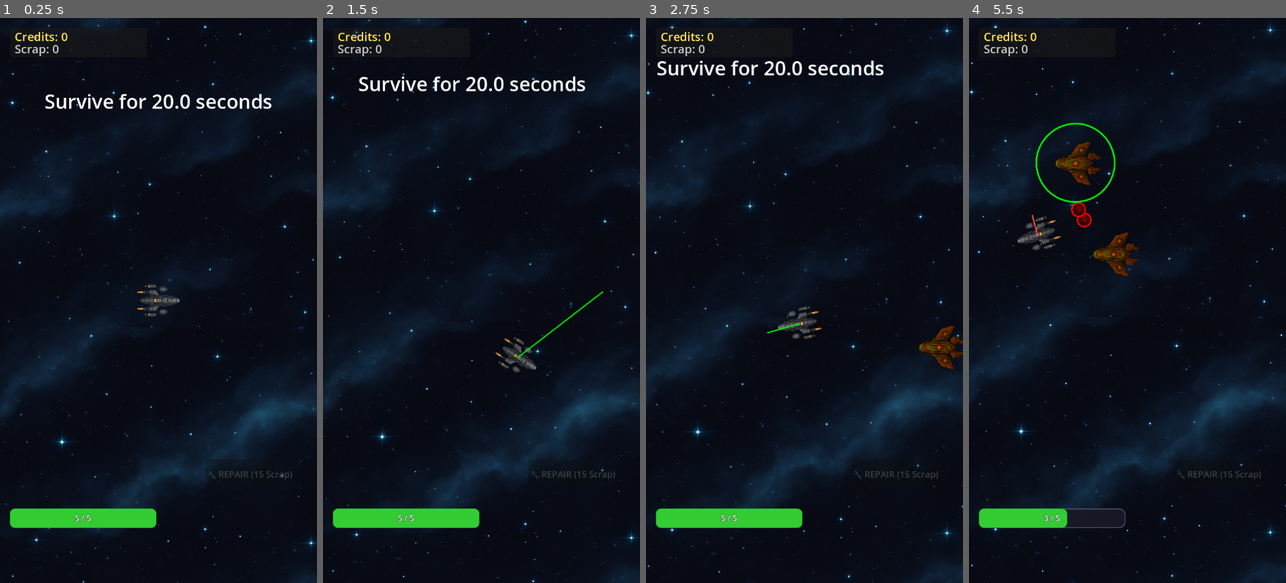
Above: before the commit, frames 1-4 (left to right).
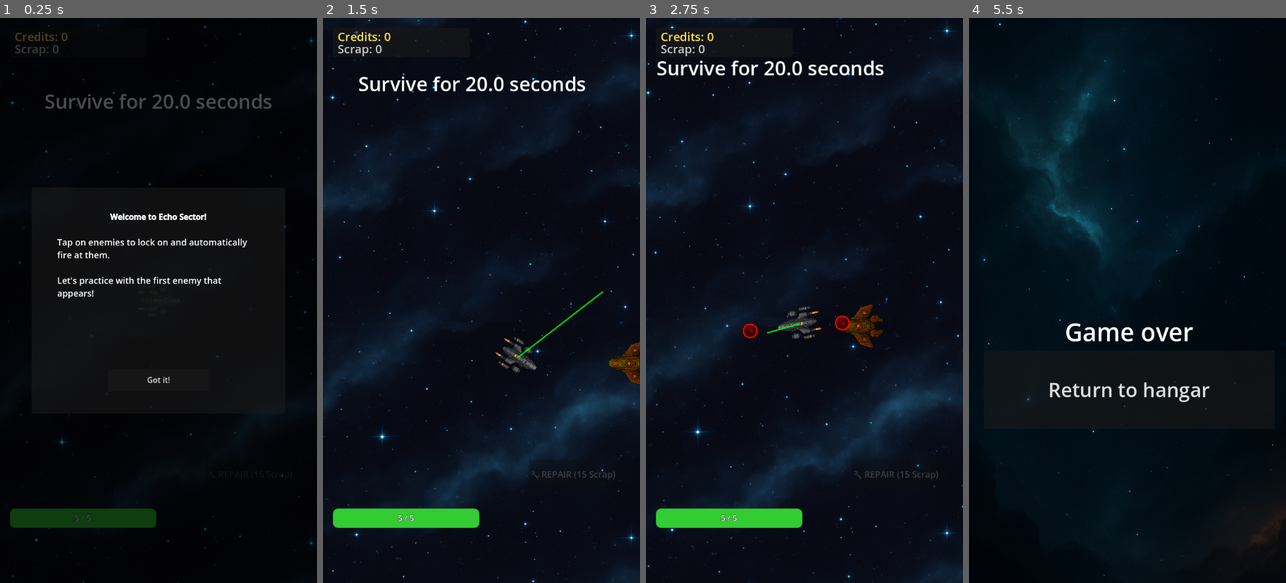
Above: after the commit, the same moments.

Repository: samjhill/echo-sector
Game: Godot game, scene res://scenes/game/node_2d.tscn
The game is run twice, just before and just after one commit, with the same random seed, the same clock (stepped at 60 frames per second) and the same inputs. This scene is started directly instead of the project's main scene.
Inputs (mouse positions are in pixels of both pictures, inside the frame that each line leads up to):
- Up to frame 1 (0.25 s): no input
- Up to frame 2 (1.5 s): click (481, 379) at 0.5 s, where only the run after the commit has a clickable "Got it!"; tap Enter at 1.25 s; move the mouse to (551, 272) at 1.27 s; hold Right (ui_right) from 1.28 s (still down); tap Space at 1.35 s; click (551, 272) at 1.42 s
- Up to frame 3 (2.75 s): tap Space at 1.52, 1.82 s; release Right (ui_right) at 2 s; drag from (741, 328) to (788, 413) at 2.02 s
- Up to frame 4 (5.5 s): move the mouse to (1263, 345) at 2.77 s; hold Right (ui_right) 2.78-3.5 s; tap Space at 2.85 s; click (1263, 345) at 2.92 s; drag from (1111, 413) to (1032, 215) at 3.52 s; drag from (1073, 97) to (1143, 300) at 4.27 s; drag from (1032, 215) to (1079, 159) at 5.02 s

The runs differ from the first frame. In frame 1, 19% of the frame differs, in the area x 0-100%, y 0-100%; in frame 2, 0.4%; in frame 3, 1.2%; in frame 4, 15%.

Commit message:
add tutorial

Diff:
--- a/autoload/playerData.gd
+++ b/autoload/playerData.gd
@@ -156,7 +156,8 @@
 
 		# Initialize tutorial completion tracking
 		tutorial_completed = {
-			"stellar_grid": false
+			"stellar_grid": false,
+			"game_tutorial": false
 		}
 
 		# Initialize equipped components
@@ -360,10 +361,13 @@
 	"""Set tutorial completion status"""
 	tutorial_completed[tutorial_name] = completed
 	save_game()
+	Logger.info("Tutorial completion set: %s = %s" % [tutorial_name, completed], "PlayerData")
 
 func get_tutorial_completed(tutorial_name: String, default_value: bool = false) -> bool:
 	"""Get tutorial completion status"""
-	return tutorial_completed.get(tutorial_name, default_value)
+	var result = tutorial_completed.get(tutorial_name, default_value)
+	Logger.info("Tutorial completion get: %s = %s" % [tutorial_name, result], "PlayerData")
+	return result
 
 func ensure_stellar_grid_starter_items():
 	"""Ensure that existing players have the Stellar Grid starter items"""
@@ -389,3 +393,5 @@
 		# Also ensure tutorial completion tracking exists
 		if not tutorial_completed.has("stellar_grid"):
 			tutorial_completed["stellar_grid"] = false
+		if not tutorial_completed.has("game_tutorial"):
+			tutorial_completed["game_tutorial"] = false
--- /dev/null
+++ b/scripts/core/game_tutorial.gd
@@ -0,0 +1,234 @@
+# GameTutorial.gd
+# Tutorial system for the main game - guides new players on enemy targeting
+extends CanvasLayer
+class_name GameTutorial
+
+signal tutorial_completed
+
+enum TutorialStep {
+	WELCOME,
+	ENEMY_HIGHLIGHT,
+	WAIT_FOR_TAP,
+	COMPLETE
+}
+
+@onready var tutorial_overlay: ColorRect
+@onready var tutorial_panel: Panel
+@onready var tutorial_text: RichTextLabel
+@onready var got_it_button: Button
+
+var current_step: TutorialStep = TutorialStep.WELCOME
+var tutorial_data: Dictionary = {}
+var highlighted_enemy: Node2D = null
+var tutorial_active: bool = false
+
+func _ready():
+	setup_tutorial_data()
+	setup_tutorial_ui()
+	add_to_group("game_tutorial")
+
+func setup_tutorial_data():
+	"""Setup tutorial dialog and step information"""
+	tutorial_data = {
+		TutorialStep.WELCOME: {
+			"title": "Welcome to Echo Sector!",
+			"text": "Tap on enemies to lock on and automatically fire at them.\n\nLet's practice with the first enemy that appears!",
+			"button_text": "Got it!"
+		},
+		TutorialStep.ENEMY_HIGHLIGHT: {
+			"title": "Enemy Detected!",
+			"text": "This enemy is highlighted. Tap on it to lock on and start firing!",
+			"button_text": "I understand"
+		},
+		TutorialStep.WAIT_FOR_TAP: {
+			"title": "Great!",
+			"text": "You've locked on to the enemy! Your ship will automatically orbit and fire.\n\nTry tapping on different enemies to switch targets.",
+			"button_text": "Continue"
+		},
+		TutorialStep.COMPLETE: {
+			"title": "Tutorial Complete!",
+			"text": "You're ready to survive the Echo Sector!\n\nSurvive for 30 seconds and find the exit portal to win.",
+			"button_text": "Start Playing"
+		}
+	}
+
+func setup_tutorial_ui():
+	"""Setup the tutorial UI elements"""
+	# Create tutorial overlay
+	tutorial_overlay = ColorRect.new()
+	tutorial_overlay.color = Color(0, 0, 0, 0.7)
+	tutorial_overlay.anchor_right = 1.0
+	tutorial_overlay.anchor_bottom = 1.0
+	tutorial_overlay.layout_mode = 1  # Use anchors
+	tutorial_overlay.visible = false
+	add_child(tutorial_overlay)
+
+	# Create tutorial panel
+	tutorial_panel = Panel.new()
+	tutorial_panel.anchor_left = 0.1
+	tutorial_panel.anchor_right = 0.9
+	tutorial_panel.anchor_top = 0.3
+	tutorial_panel.anchor_bottom = 0.7
+	tutorial_panel.layout_mode = 1  # Set to use anchors
+	tutorial_overlay.add_child(tutorial_panel)
+
+	# Create tutorial text
+	tutorial_text = RichTextLabel.new()
+	tutorial_text.anchor_left = 0.1
+	tutorial_text.anchor_right = 0.9
+	tutorial_text.anchor_top = 0.1
+	tutorial_text.anchor_bottom = 0.7
+	tutorial_text.layout_mode = 1  # Set to use anchors
+	tutorial_text.bbcode_enabled = true  # Enable BBCode parsing
+	tutorial_text.fit_content = true  # Auto-fit content
+	tutorial_text.add_theme_font_size_override("normal_font_size", 18)
+	tutorial_panel.add_child(tutorial_text)
+
+	# Create got it button
+	got_it_button = Button.new()
+	got_it_button.anchor_left = 0.3
+	got_it_button.anchor_right = 0.7
+	got_it_button.anchor_top = 0.8
+	got_it_button.anchor_bottom = 0.9
+	got_it_button.layout_mode = 1  # Set to use anchors
+	got_it_button.text = "Got it!"
+	got_it_button.add_theme_font_size_override("font_size", 16)
+	got_it_button.pressed.connect(_on_got_it_pressed)
+	tutorial_panel.add_child(got_it_button)
+
+func start_tutorial():
+	"""Start the tutorial sequence"""
+	if tutorial_active:
+		return
+
+	tutorial_active = true
+	current_step = TutorialStep.WELCOME
+	show_tutorial_overlay()
+	display_current_step()
+	Logger.info("Game tutorial started", "GameTutorial")
+
+func show_tutorial_overlay():
+	"""Show the tutorial overlay"""
+	tutorial_overlay.visible = true
+
+func hide_tutorial_overlay():
+	"""Hide the tutorial overlay"""
+	tutorial_overlay.visible = false
+
+func display_current_step():
+	"""Display the current tutorial step"""
+	var step_data = tutorial_data[current_step]
+
+	# Update text
+	var full_text = "[center][b]%s[/b][/center]\n\n%s" % [
+		step_data.get("title", ""),
+		step_data.get("text", "")
+	]
+	tutorial_text.text = full_text
+
+	# Update button
+	got_it_button.text = step_data.get("button_text", "Continue")
+
+	Logger.info("Displaying tutorial step: %s" % current_step, "GameTutorial")
+
+func highlight_enemy(enemy: Node2D):
+	"""Highlight an enemy for the tutorial"""
+	if not tutorial_active or current_step != TutorialStep.ENEMY_HIGHLIGHT:
+		return
+
+	highlighted_enemy = enemy
+
+	# Create a pulsing highlight effect
+	var highlight_tween = create_tween()
+	highlight_tween.set_loops()
+	highlight_tween.tween_property(enemy, "modulate", Color.YELLOW, 0.5)
+	highlight_tween.tween_property(enemy, "modulate", Color.WHITE, 0.5)
+
+	Logger.info("Enemy highlighted for tutorial: %s" % enemy.name, "GameTutorial")
+
+func on_enemy_tapped(enemy: Node2D):
+	"""Handle when an enemy is tapped during tutorial"""
+	if not tutorial_active:
+		return
+
+	if current_step == TutorialStep.WAIT_FOR_TAP:
+		# Player successfully tapped an enemy
+		Logger.info("Enemy tapped during tutorial: %s, progressing to next step", "GameTutorial")
+		next_step()
+	elif current_step == TutorialStep.ENEMY_HIGHLIGHT:
+		# Enemy was tapped during highlight phase, also progress
+		Logger.info("Enemy tapped during highlight phase: %s, progressing to next step", "GameTutorial")
+		next_step()
+
+func on_enemy_destroyed(enemy: Node2D):
+	"""Handle when an enemy is destroyed during tutorial"""
+	if not tutorial_active:
+		return
+
+	if current_step == TutorialStep.WAIT_FOR_TAP or current_step == TutorialStep.ENEMY_HIGHLIGHT:
+		# Enemy was destroyed, progress tutorial
+		Logger.info("Enemy destroyed during tutorial: %s, progressing to next step", "GameTutorial")
+		next_step()
+
+func _on_got_it_pressed():
+	"""Handle got it button press"""
+	next_step()
+
+func next_step():
+	"""Move to the next tutorial step"""
+	Logger.info("Tutorial step progression: %s -> %s" % [current_step, current_step + 1], "GameTutorial")
+	match current_step:
+		TutorialStep.WELCOME:
+			current_step = TutorialStep.ENEMY_HIGHLIGHT
+			hide_tutorial_overlay()
+			# Spawn first enemy for tutorial
+			spawn_tutorial_enemy()
+			Logger.info("Spawning tutorial enemy", "GameTutorial")
+		TutorialStep.ENEMY_HIGHLIGHT:
+			current_step = TutorialStep.WAIT_FOR_TAP
+			display_current_step()
+		TutorialStep.WAIT_FOR_TAP:
+			current_step = TutorialStep.COMPLETE
+			display_current_step()
+			# Auto-complete tutorial after 3 seconds
+			await get_tree().create_timer(3.0).timeout
+			if current_step == TutorialStep.COMPLETE:
+				Logger.info("Auto-completing tutorial after delay", "GameTutorial")
+				complete_tutorial()
+		TutorialStep.COMPLETE:
+			complete_tutorial()
+
+func spawn_tutorial_enemy():
+	"""Spawn the first enemy for the tutorial"""
+	var main_game = get_parent()
+	if main_game and main_game.has_method("_on_spawn_enemy"):
+		main_game._on_spawn_enemy()
+		Logger.info("Tutorial enemy spawned", "GameTutorial")
+
+func complete_tutorial():
+	"""Complete the tutorial"""
+	Logger.info("Completing tutorial, emitting signal", "GameTutorial")
+	hide_tutorial_overlay()
+	tutorial_active = false
+
+	# Remove enemy highlight
+	if highlighted_enemy:
+		highlighted_enemy.modulate = Color.WHITE
+		highlighted_enemy = null
+
+	# Save tutorial completion
+	PlayerData.set_tutorial_completed("game_tutorial", true)
+	Logger.info("Tutorial completion saved to PlayerData", "GameTutorial")
+
+	tutorial_completed.emit()
+	Logger.info("Game tutorial completed and signal emitted", "GameTutorial")
+
+func is_tutorial_completed() -> bool:
+	"""Check if the tutorial has been completed"""
+	return PlayerData.get_tutorial_completed("game_tutorial", false)
+
+func should_show_tutorial() -> bool:
+	"""Check if tutorial should be shown"""
+	var completed = is_tutorial_completed()
+	Logger.info("Tutorial completion check: completed=%s, should_show=%s" % [completed, not completed], "GameTutorial")
+	return not completed
--- a/scripts/core/main.gd
+++ b/scripts/core/main.gd
@@ -6,18 +6,93 @@
 var credits_earned_this_run := 0
 var scrap_earned_this_run := 0
 
+# Tutorial system
+var game_tutorial: GameTutorial = null
+
 func _ready():
+	# Setup tutorial system
+	setup_tutorial()
+
+	# Only start enemy spawning if tutorial is not active
+	if not game_tutorial or not game_tutorial.should_show_tutorial():
+		Logger.info("Tutorial not needed, starting enemy spawning immediately", "Main")
+		spawn_enemy_timer()
+	else:
+		# Wait for tutorial to complete before spawning enemies
+		Logger.info("Tutorial active, connecting completion signal", "Main")
+		game_tutorial.tutorial_completed.connect(_on_tutorial_completed_and_start_spawning)
+		Logger.info("Signal connection status: %s" % game_tutorial.tutorial_completed.is_connected(_on_tutorial_completed_and_start_spawning), "Main")
+
+		# Add a fallback timer to check if spawning should have started
+		var fallback_timer = Timer.new()
+		fallback_timer.wait_time = 10.0  # 10 seconds
+		fallback_timer.timeout.connect(_check_spawning_status)
+		add_child(fallback_timer)
+		fallback_timer.start()
+
+func setup_tutorial():
+	"""Setup the game tutorial system"""
+	game_tutorial = GameTutorial.new()
+	add_child(game_tutorial)
+
+	# Start tutorial if needed
+	if game_tutorial.should_show_tutorial():
+		game_tutorial.start_tutorial()
+		Logger.info("Game tutorial setup complete", "Main")
+	else:
+		Logger.info("Game tutorial already completed", "Main")
+
+func _on_tutorial_completed_and_start_spawning():
+	"""Handle tutorial completion and start enemy spawning"""
+	Logger.info("Tutorial completed, starting enemy spawning", "Main")
 	spawn_enemy_timer()
 
+	# Disconnect the signal to prevent multiple calls
+	if game_tutorial and game_tutorial.tutorial_completed.is_connected(_on_tutorial_completed_and_start_spawning):
+		game_tutorial.tutorial_completed.disconnect(_on_tutorial_completed_and_start_spawning)
+		Logger.info("Disconnected tutorial completion signal", "Main")
+
+func _input(event):
+	"""Handle input for debugging"""
+	if event is InputEventKey and event.pressed:
+		if event.keycode == KEY_SPACE:
+			Logger.info("Manual enemy spawn triggered", "Main")
+			spawn_enemy_timer()
+
+func _check_spawning_status():
+	"""Check if enemy spawning should have started but didn't"""
+	Logger.info("Checking spawning status after 10 seconds", "Main")
+
+	# Check if tutorial is still active
+	if game_tutorial and game_tutorial.tutorial_active:
+		Logger.info("Tutorial is still active, this might be the issue", "Main")
+	else:
+		Logger.info("Tutorial is not active, spawning should have started", "Main")
+		# Force start spawning if it hasn't started
+		spawn_enemy_timer()
+
 func spawn_enemy_timer():
+	Logger.info("Creating enemy spawn timer", "Main")
 	var timer = Timer.new()
 	timer.wait_time = 2.0
 	timer.timeout.connect(_on_spawn_enemy)
 	add_child(timer)
 	timer.start()
+	Logger.info("Enemy spawn timer started", "Main")
 
 func _on_spawn_enemy():
+	Logger.info("Spawning enemy", "Main")
 	var enemy = enemy_scene.instantiate()
+
+	# Ensure enemy is visible
+	enemy.visible = true
+	Logger.info("Enemy visibility set to: %s" % enemy.visible, "Main")
+
+	# Ensure enemy sprite is visible
+	var enemy_sprite = enemy.get_node("Sprite2D")
+	if enemy_sprite:
+		enemy_sprite.visible = true
+		Logger.info("Enemy sprite visibility set to: %s" % enemy_sprite.visible, "Main")
 
 	# Randomize enemy type
 	var roll = randi_range(0, 2)
@@ -47,7 +122,18 @@
 	# Connect to this enemy's death signal
 	enemy.enemy_killed.connect(_on_enemy_killed)
 
+	# If this is a tutorial enemy, also connect to tutorial system
+	if game_tutorial and game_tutorial.tutorial_active:
+		enemy.enemy_killed.connect(_on_tutorial_enemy_killed)
+
 	add_child(enemy)
+
+	# Check if this is the first enemy for tutorial
+	if game_tutorial and game_tutorial.tutorial_active and game_tutorial.current_step == game_tutorial.TutorialStep.ENEMY_HIGHLIGHT:
+		# Wait a moment for enemy to fully spawn, then highlight it
+		await get_tree().create_timer(0.5).timeout
+		game_tutorial.highlight_enemy(enemy)
+		Logger.info("First enemy spawned and highlighted for tutorial", "Main")
 
 func _on_enemy_killed():
 	enemies_killed += 1
@@ -55,6 +141,16 @@
 	scrap_earned_this_run += 3    # Base scrap reward per enemy
 	print("Run stats - Enemies killed:", enemies_killed, " Credits:", credits_earned_this_run, " Scrap:", scrap_earned_this_run)
 
+	# Notify tutorial system about enemy destruction
+	if game_tutorial and game_tutorial.has_method("on_enemy_destroyed"):
+		game_tutorial.on_enemy_destroyed(null)  # We don't have the enemy reference here
+
+func _on_tutorial_enemy_killed():
+	"""Handle tutorial enemy destruction"""
+	Logger.info("Tutorial enemy killed", "Main")
+	if game_tutorial and game_tutorial.has_method("on_enemy_destroyed"):
+		game_tutorial.on_enemy_destroyed(null)
+
 func get_run_statistics() -> Dictionary:
 	return {
 		"enemies_killed": enemies_killed,
--- a/scripts/core/player.gd
+++ b/scripts/core/player.gd
@@ -331,6 +331,12 @@
 
 func lock_on_target(target: Node2D):
 	print("Locking on target:", target.name)
+
+	# Notify tutorial system about enemy tap
+	var game_tutorial = get_tree().get_first_node_in_group("game_tutorial")
+	if game_tutorial and game_tutorial.has_method("on_enemy_tapped"):
+		game_tutorial.on_enemy_tapped(target)
+
 	if current_target == target:
 		# Already locked on, don't toggle off on second tap
 		print("Already locked on target:", target.name)
Not shown, added: scripts/core/game_tutorial.gd.uid
